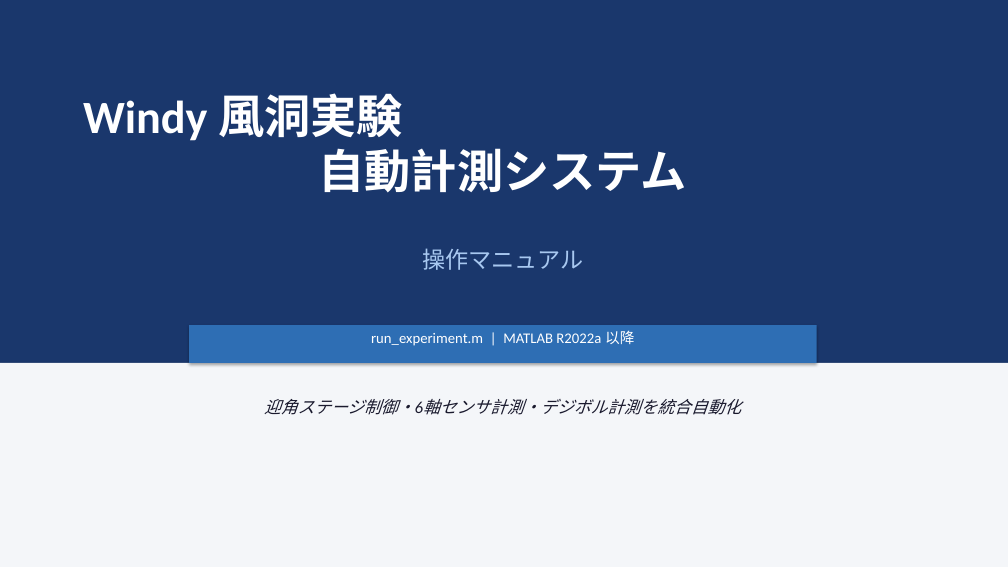
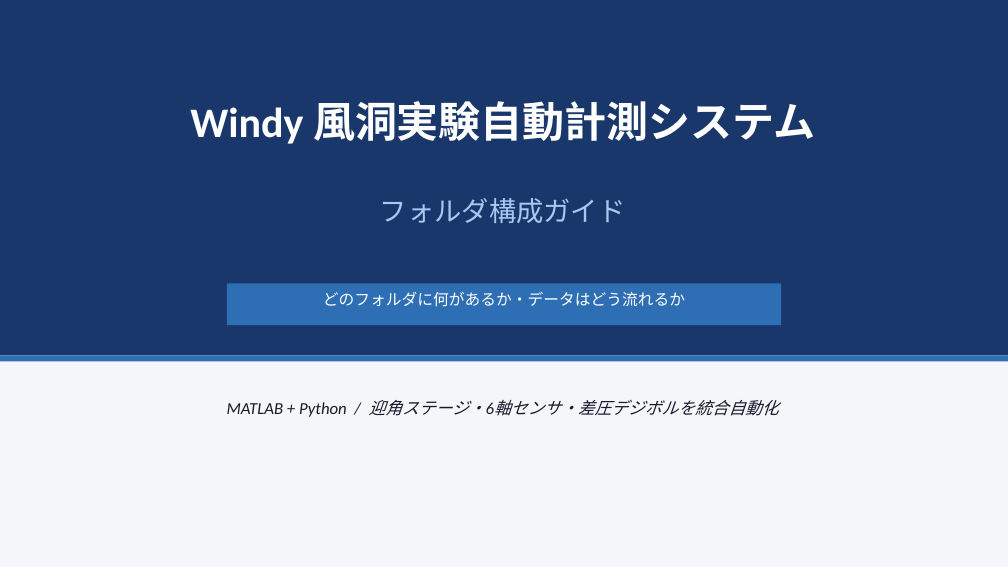
Before and after one commit to pancetta22/wind_tunnel_automation, a slide deck: slide 1 of manual/Windy_操作マニュアル.pptx. Drawn at 1008x567 pixels with LibreOffice and Linux fonts; fonts in the diff are those of the drawing. Boxes give left, top, right and bottom in pixels: in the first picture for what was removed or moved away, otherwise in the second. Text is boxed around its words. In the diff, an @@ line names an element or a change of style, - is before the commit and + after.

```diff
--- a/manual/Windy_操作マニュアル.pptx
+++ b/manual/Windy_操作マニュアル.pptx
@@ rectangle: place and size @@
-rectangle at box(0, 0, 1008, 363)
+rectangle at box(0, 0, 1008, 567)
@@ rectangle at box(0, 0, 1008, 567): fill #1A376C to #F4F6F9; shadow off @@
@@ rectangle: place and size @@
-rectangle at box(0, 363, 1008, 567)
+rectangle at box(0, 0, 1008, 355)
@@ rectangle at box(0, 0, 1008, 355): fill #F4F6F9 to #1A376C; shadow off @@
@@ text at box(190, 101, 815, 144): text changed; size 44 to 40 pt @@
-Windy 風洞実験
-自動計測システム
+Windy 風洞実験自動計測システム
@@ text added at box(380, 198, 626, 223), 26 pt, text #A8C8F0 @@
+フォルダ構成ガイド
@@ text removed at box(422, 248, 583, 270) @@
-操作マニュアル
@@ rectangle: place and size @@
-rectangle at box(189, 325, 817, 363)
+rectangle at box(227, 284, 781, 325)
@@ rectangle at box(227, 284, 781, 325): shadow off @@
@@ text added at box(323, 291, 685, 307), 15 pt, text #FFFFFF @@
+どのフォルダに何があるか・データはどう流れるか
@@ rectangle added at box(0, 355, 1008, 361), fill #2E6EB4 @@
@@ text removed at box(371, 330, 634, 346) @@
-run_experiment.m | MATLAB R2022a 以降
@@ text at box(227, 400, 779, 417): text changed @@
-迎角ステージ制御・6軸センサ計測・デジボル計測を統合自動化
+MATLAB + Python / 迎角ステージ・6軸センサ・差圧デジボルを統合自動化
```
Also in this commit, not shown: 2 other slides changed, 7 slides added, 7 slides removed, 7 other files.
